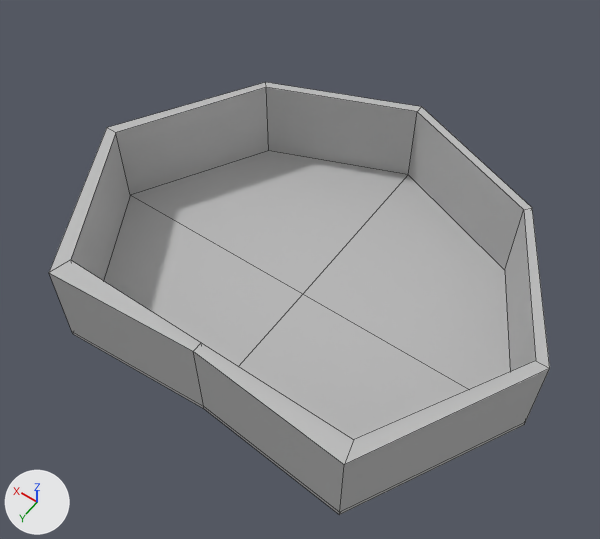
Renders of the FBX model Assets/Models/room.fbx from each side of a commit.
Rendered twice from a 50 mm camera at (-74.4, 43.9, 73.2) aimed at (-43.9, 1.2, 6.1). Lighting does not change. The marker at lower left points along +X, +Y and +Z. Mesh edges are drawn as thin lines. Where no turn or scale is listed for an object, it has been applied to the vertices.
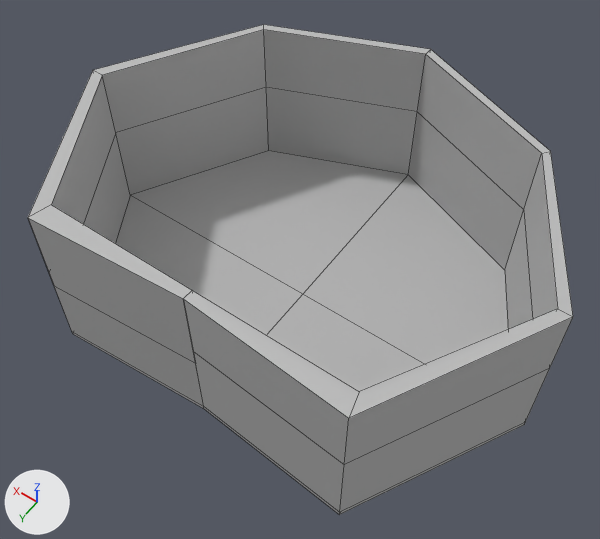
The newer file is also rescaled (x0.912), turned or shifted as a whole; pictures and numbers use the older file's frame.

The edits, one by one:
me_mesh is used by ob_pcube12; location (-43.4, 0.0, -1.0).
me_mesh had 50 vertices, 48 faces and spanned x -26.7..26.7, y -23.3..18.1, z 0.6..11.2.
me_mesh now has 68 vertices, 66 faces and spans x -26.7..26.7, y -23.3..18.1, z 0.6..19.1.
Part 1, on me_mesh:
9 faces are deleted.
18 new vertices lie (0.0, 0.0, 7.9) away from vertices in x -26.7..26.7, y -23.3..18.1, z 1.1..11.2.
27 new faces join them.

Changed parts and their boxes [x1, y1, x2, y2] in the pictures (600 x 539 px):
'pCube12', reshaped (9% wider, 13% taller): before [49, 82, 550, 515]; after [28, 24, 573, 515]
part 1 of me_mesh, built on: before [49, 82, 550, 465]; after [28, 24, 573, 465]
